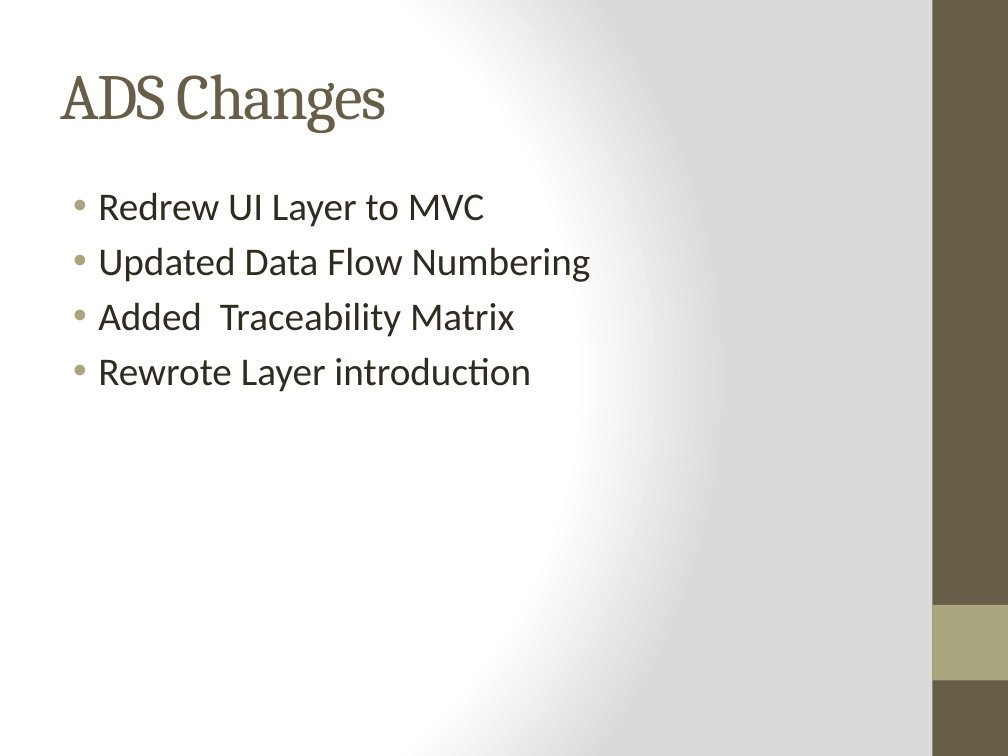
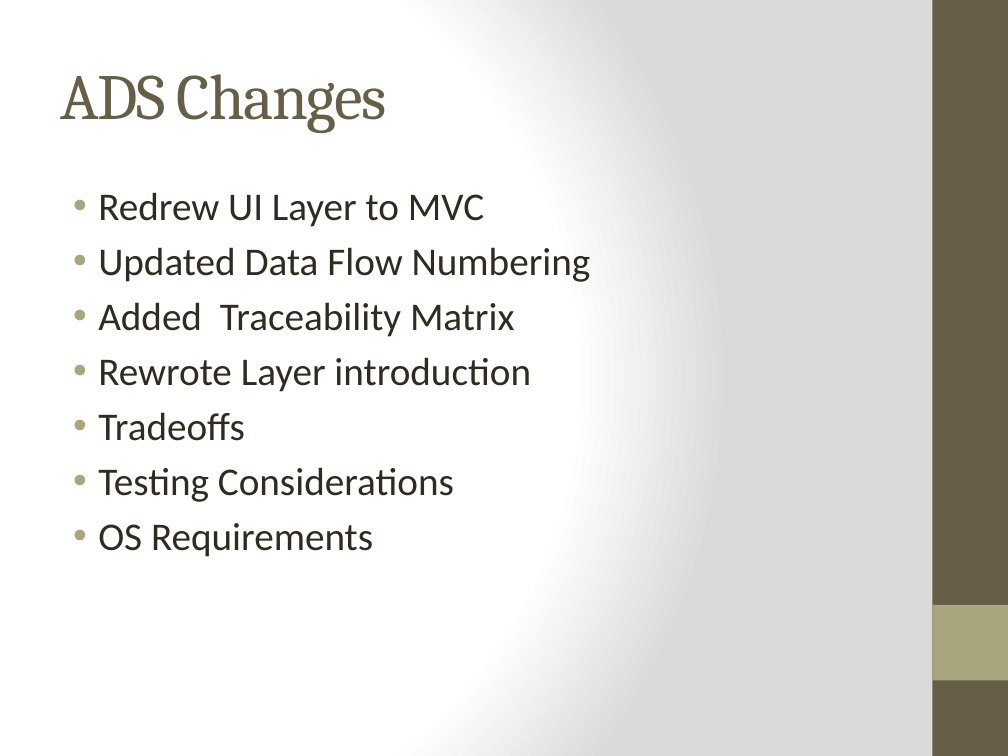
Before and after one commit to qpHalcy0n/SRDesign, a slide deck: slide 2 of Status Updates/2014 01 24.pptx. Drawn at 1008x756 pixels with LibreOffice and Linux fonts; fonts in the diff are those of the drawing. Boxes give left, top, right and bottom in pixels: in the first picture for what was removed or moved away, otherwise in the second. Text is boxed around its words. In the diff, an @@ line names an element or a change of style, - is before the commit and + after.

```diff
--- a/Status Updates/2014 01 24.pptx
+++ b/Status Updates/2014 01 24.pptx
@@ text at (x1=98, y1=412, x2=454, y2=557): paragraphs added @@
+• Tradeoffs
+• Testing Considerations
+• OS Requirements
```
Also in this commit, not shown: 2 other slides changed, 1 slide added, 2 other files.
